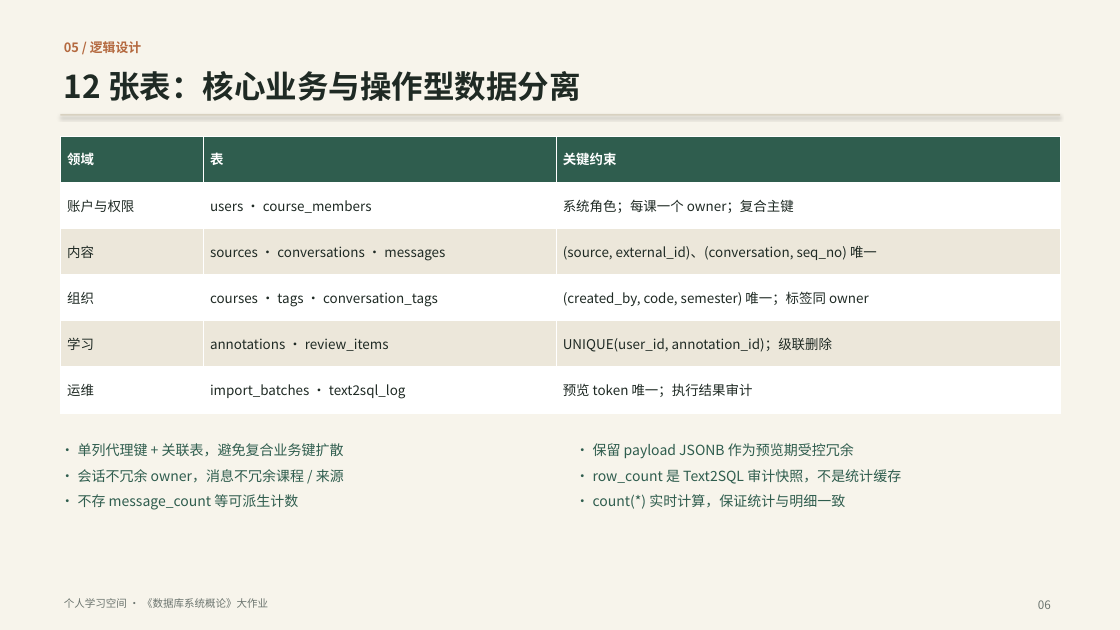
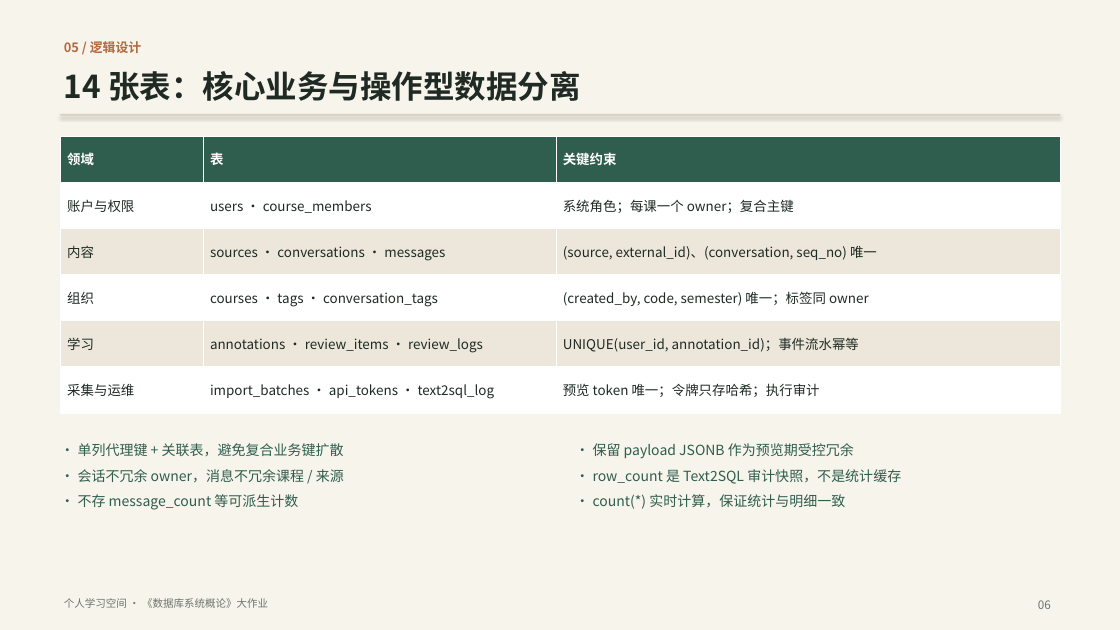
Before and after one commit to ycl-berserk/2026Database, a slide deck: slide 6 of docs/汇报.pptx. Drawn at 1120x630 pixels with LibreOffice and Linux fonts; fonts in the diff are those of the drawing. Boxes give left, top, right and bottom in pixels: in the first picture for what was removed or moved away, otherwise in the second. Text is boxed around its words. In the diff, an @@ line names an element or a change of style, - is before the commit and + after.

```diff
--- a/docs/汇报.pptx
+++ b/docs/汇报.pptx
@@ text at bbox=[64, 71, 581, 101]: text changed @@
-12 张表：核心业务与操作型数据分离
+14 张表：核心业务与操作型数据分离
@@ table at bbox=[60, 136, 1060, 413] @@
-row 5, column 2: annotations · review_items
+row 5, column 2: annotations · review_items · review_logs
-row 5, column 3: UNIQUE(user_id, annotation_id)；级联删除
+row 5, column 3: UNIQUE(user_id, annotation_id)；事件流水幂等
-row 6: 运维 | import_batches · text2sql_log | 预览 token 唯一；执行结果审计
+row 6: 采集与运维 | import_batches · api_tokens · text2sql_log | 预览 token 唯一；令牌只存哈希；执行审计
```
Also in this commit, not shown: 7 other slides changed, 46 other files.
